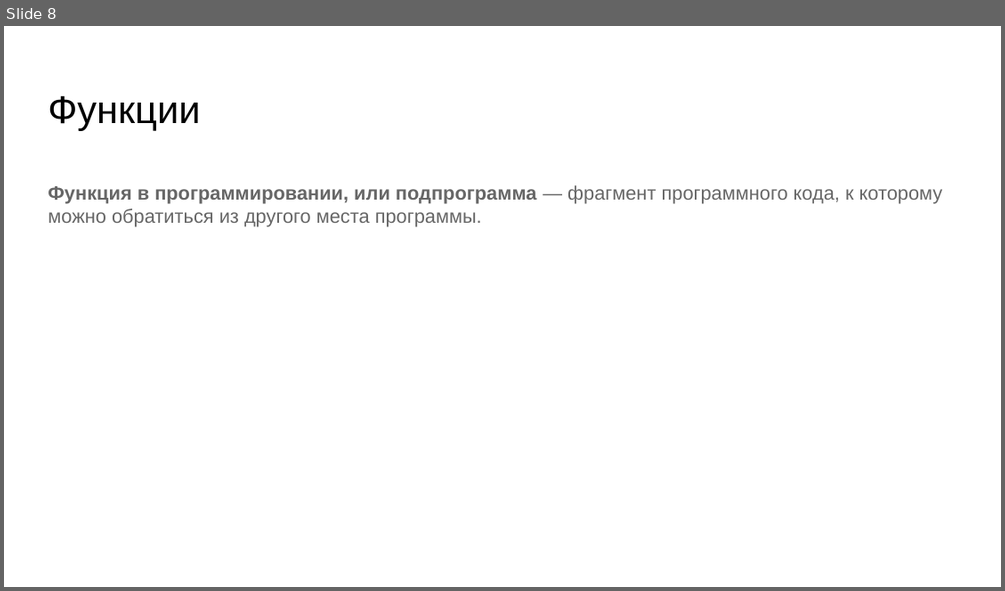
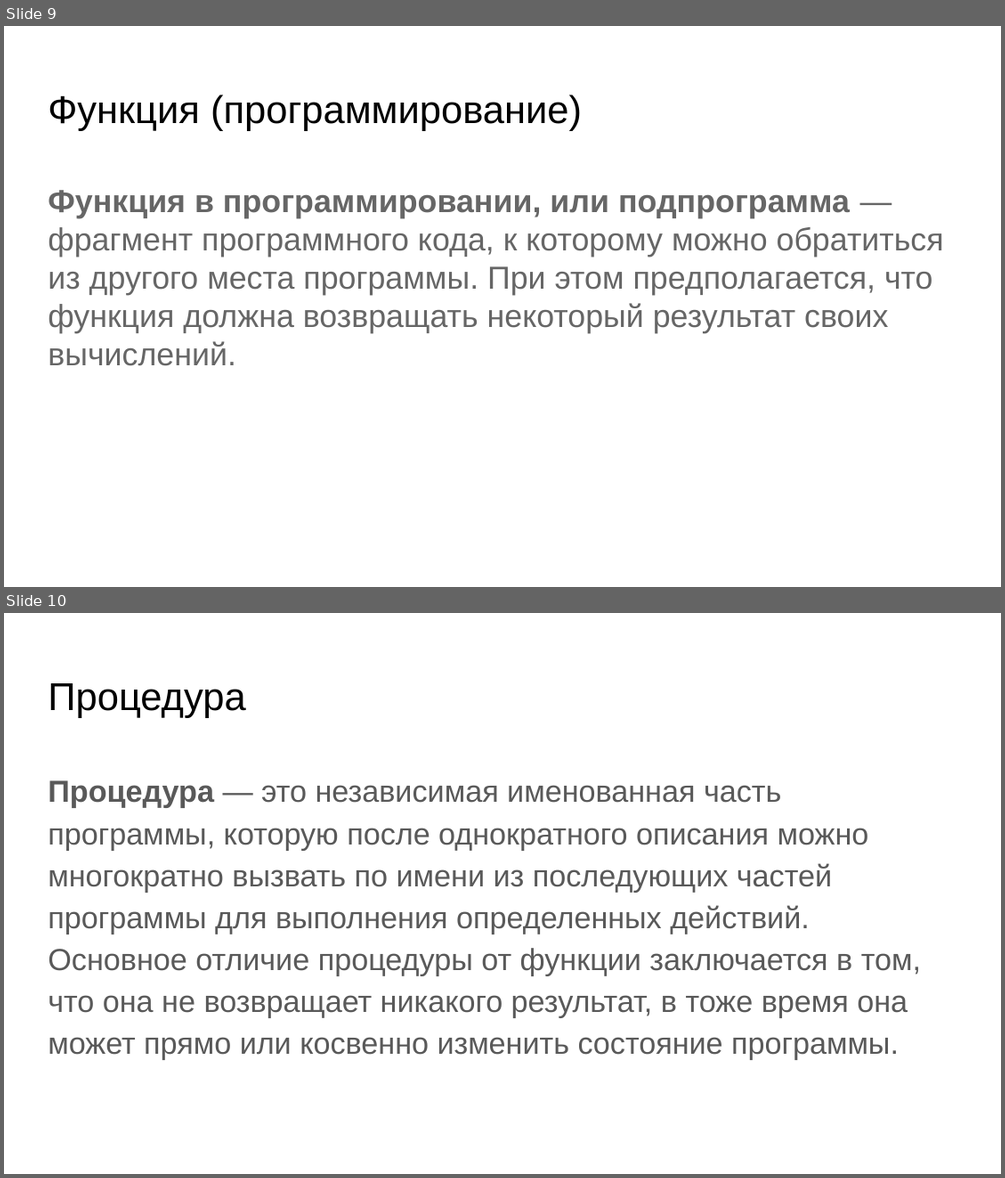
Before and after one commit to skhayrulin/python_course, a slide deck: lecture/Lecture4.pptx. Shown one above the other, each under a label of ours: slide 8 before the commit, slides 9 and 10 after it. The pictures are 1005x591 and 1005x1178 pixels, drawn with LibreOffice and Linux fonts; fonts in the diff are those of the drawing. Boxes give left, top, right and bottom in pixels: in the first picture for what was removed or moved away, otherwise in the second. Text is boxed around its words. In the diff, an @@ line names an element or a change of style, - is before the commit and + after.

```diff
--- a/lecture/Lecture4.pptx
+++ b/lecture/Lecture4.pptx
@@ slide 10 added at <box>4,613,1001,1174</box>, background #FFFFFF @@
@@ title added at <box>48,683,245,718</box>, 28 pt, text #000000 @@
+Процедура
@@ text added at <box>48,780,921,1060</box>, 22 pt, text #595959 @@
+Процедура — это независимая именованная часть программы, которую после однократного описания можно многократно вызвать по имени из последующих частей программы для выполнения определенных действий. Основное отличие процедуры от функции заключается в том, что она не возвращает никакого результат, в тоже время она может прямо или косвенно изменить состояние программы.
@@ what was slide 8 is now slide 9 @@
@@ slide 9 changed as well @@
@@ title at <box>48,95,582,131</box>: text changed @@
-Функции
+Функция (программирование)
@@ text at <box>48,190,944,366</box>: text changed; size 14 to 23 pt @@
-Функция в программировании, или подпрограмма — фрагмент программного кода, к которому можно обратиться из другого места программы.
+Функция в программировании, или подпрограмма — фрагмент программного кода, к которому можно обратиться из другого места программы. При этом предполагается, что функция должна возвращать некоторый результат своих вычислений.
```
Also in this commit, not shown: 10 other slides changed, 41 other slides added, 4 slides removed, 1 other file.
